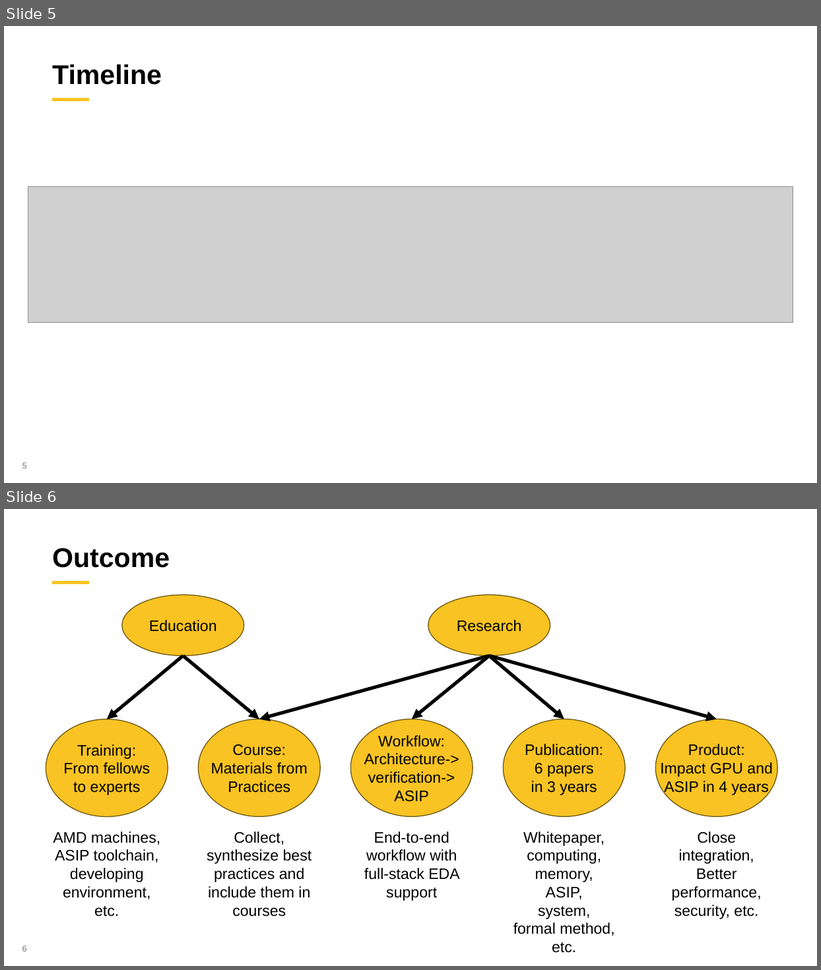
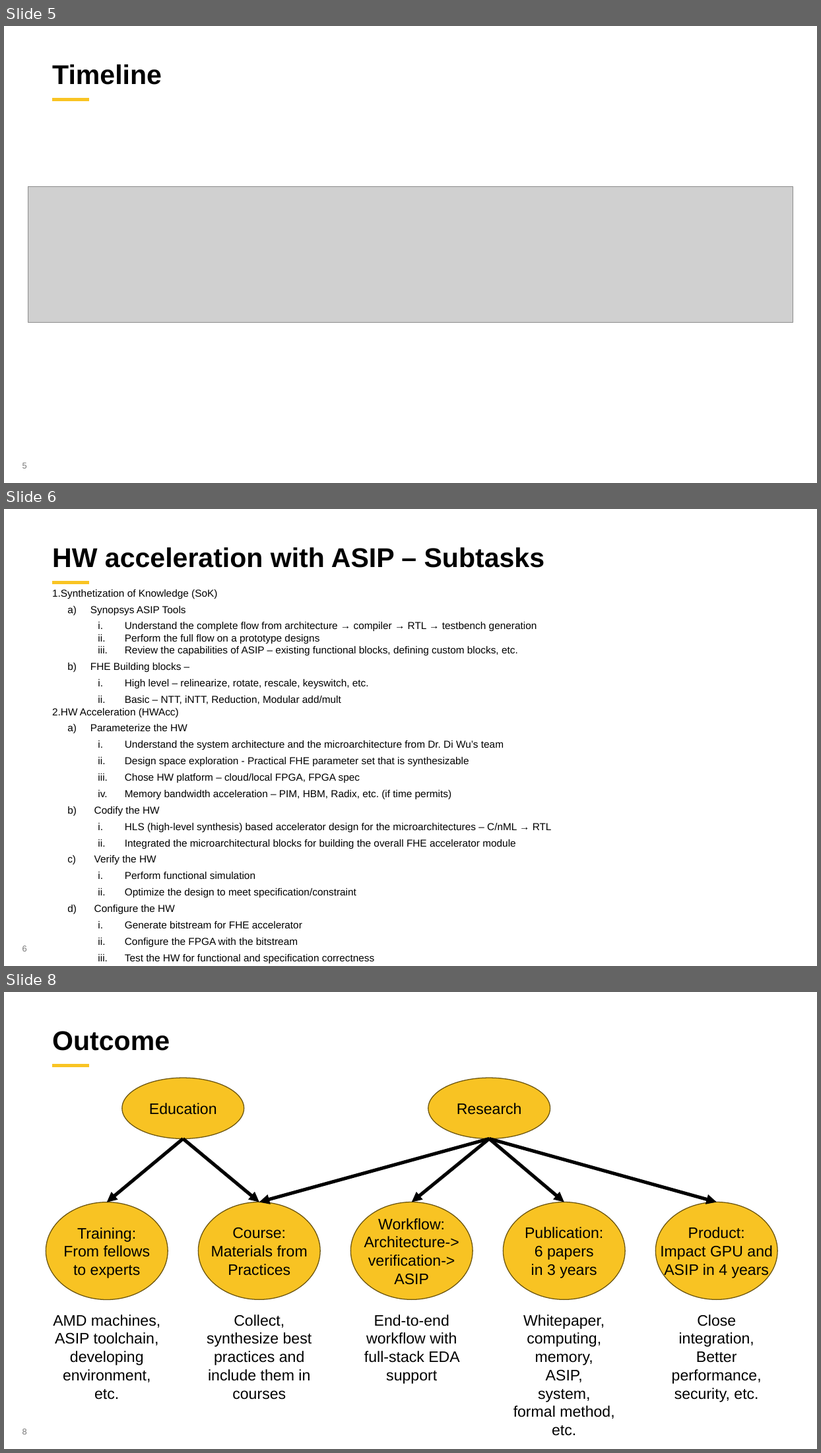
Before and after one commit to UNARY-Lab/Bootcamp, a slide deck: Secure-hardware/Homomorphic-encryption/Slides/20231021-FHE-Roadmap-Di-Sazadur.pptx. Shown one above the other, each under a label of ours: slides 5 and 6 before the commit, slides 5, 6 and 8 after it; the slides between them are not shown. The pictures are 821x970 and 821x1453 pixels, drawn with LibreOffice and Linux fonts; fonts in the diff are those of the drawing; grey boxes stand for pictures; background and template pictures are left out. Boxes give left, top, right and bottom in pixels: in the first picture for what was removed or moved away, otherwise in the second. Text is boxed around its words. In the diff, an @@ line names an element or a change of style, - is before the commit and + after.

```diff
--- a/Secure-hardware/Homomorphic-encryption/Slides/20231021-FHE-Roadmap-Di-Sazadur.pptx
+++ b/Secure-hardware/Homomorphic-encryption/Slides/20231021-FHE-Roadmap-Di-Sazadur.pptx
@@ slide 6 added at box(4, 509, 817, 966), background #FFFFFF; not listed: 2 template elements that a slide beside it also shows @@
@@ title added at box(52, 547, 545, 568), 32 pt, text #000000, bold @@
+HW acceleration with ASIP – Subtasks
@@ text added at box(52, 590, 552, 947), 12 pt, text #000000 @@
+1. Synthetization of Knowledge (SoK)
+  a) Synopsys ASIP Tools
+    i. Understand the complete flow from architecture → compiler → RTL → testbench generation
+    ii. Perform the full flow on a prototype designs
+    iii. Review the capabilities of ASIP – existing functional blocks, defining custom blocks, etc.
+  b) FHE Building blocks –
+    i. High level – relinearize, rotate, rescale, keyswitch, etc.
+    ii. Basic – NTT, iNTT, Reduction, Modular add/mult
+2. HW Acceleration (HWAcc)
+  a) Parameterize the HW
+    i. Understand the system architecture and the microarchitecture from Dr. Di Wu’s team
+    ii. Design space exploration - Practical FHE parameter set that is synthesizable
+    iii. Chose HW platform – cloud/local FPGA, FPGA spec
+    iv. Memory bandwidth acceleration – PIM, HBM, Radix, etc. (if time permits)
+  b) Codify the HW
+    i. HLS (high-level synthesis) based accelerator design for the microarchitectures – C/nML → RTL
+    ii. Integrated the microarchitectural blocks for building the overall FHE accelerator module
+  c) Verify the HW
+    i. Perform functional simulation
+    ii. Optimize the design to meet specification/constraint
+  d) Configure the HW
+    i. Generate bitstream for FHE accelerator
+    ii. Configure the FPGA with the bitstream
+    iii. Test the HW for functional and specification correctness
@@ what was slide 6 is now slide 8 @@
```
Also in this commit, not shown: 1 slide changed, 1 other slide added, 2 other files.
